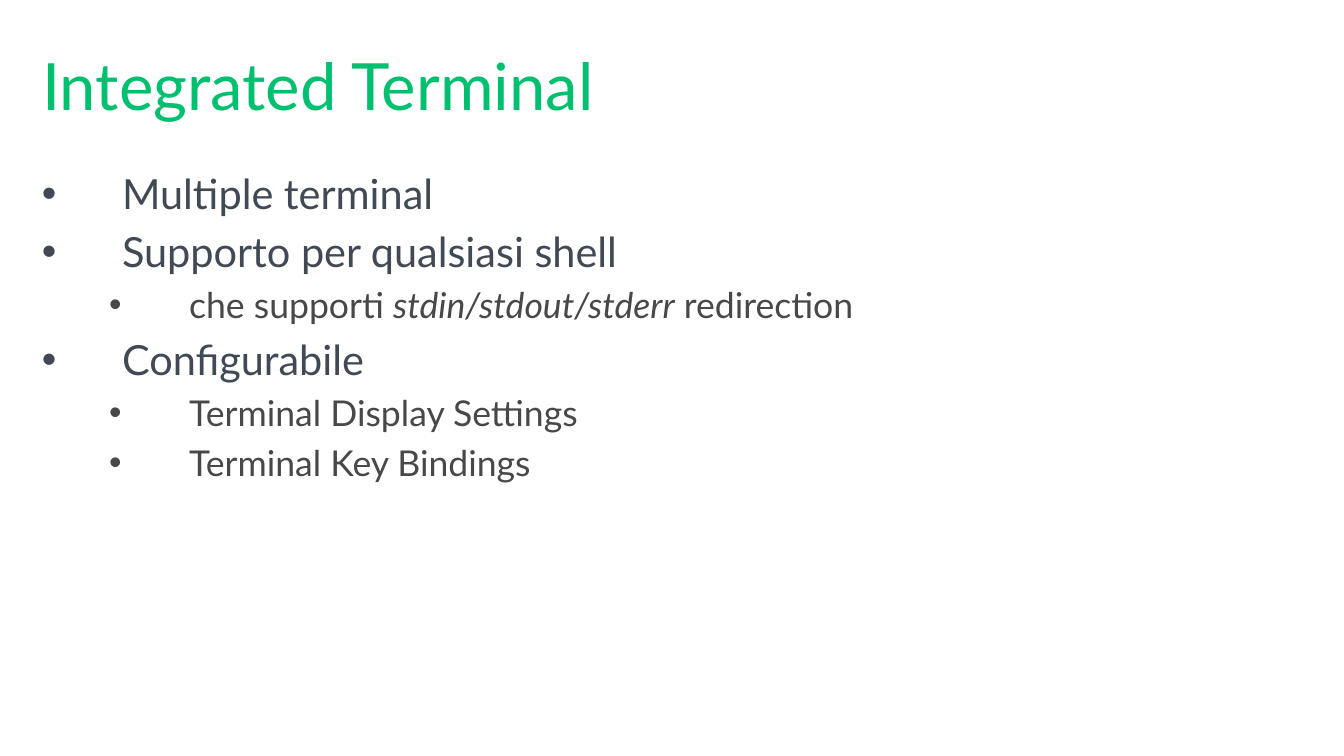
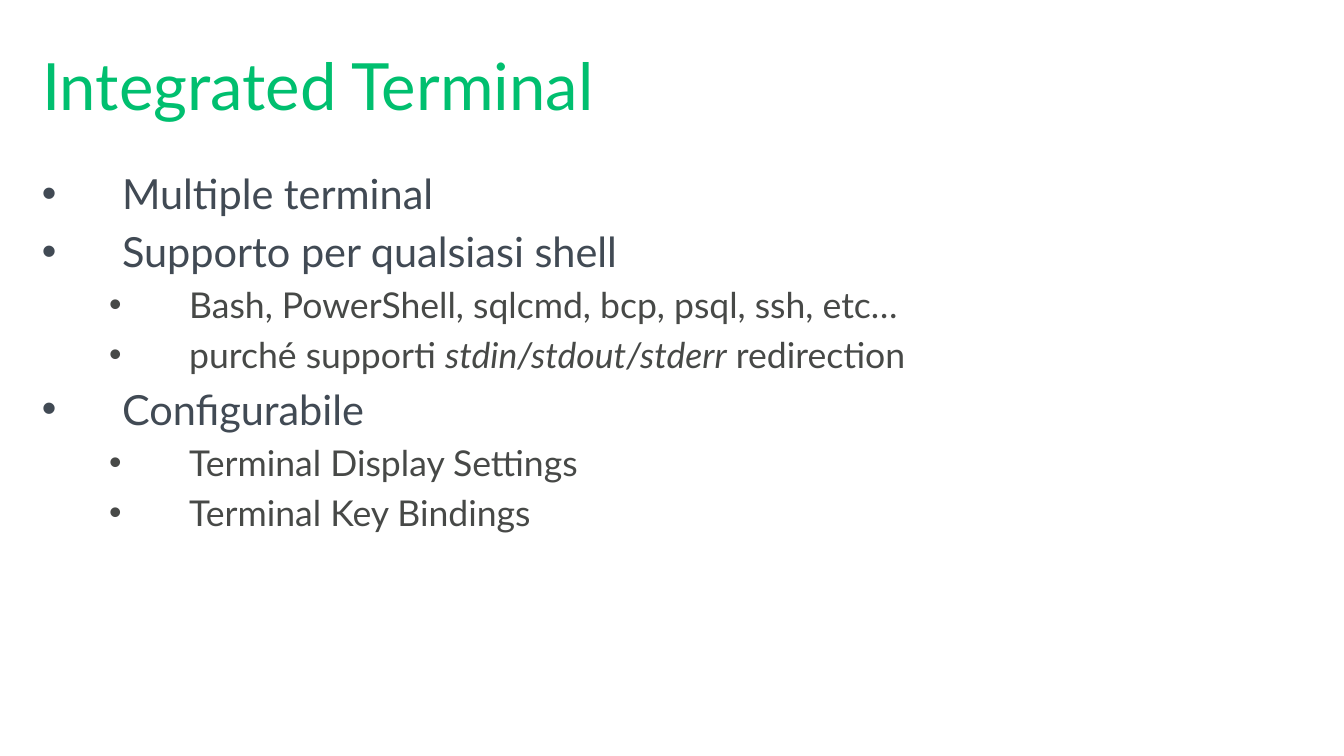
Before and after one commit to mrg3d/demo-opsstudio-repo, a slide deck: slide 15 of Introducing SQL Operations Studio.pptx (slide 14 before the commit). Drawn at 1344x756 pixels with LibreOffice and Linux fonts; fonts in the diff are those of the drawing; background and template pictures are left out. Boxes give left, top, right and bottom in pixels: in the first picture for what was removed or moved away, otherwise in the second. Text is boxed around its words. In the diff, an @@ line names an element or a change of style, - is before the commit and + after.

```diff
--- a/Introducing SQL Operations Studio.pptx
+++ b/Introducing SQL Operations Studio.pptx
@@ text at box(189, 292, 905, 374): text changed @@
-  • che supporti stdin/stdout/stderr redirection
+  • Bash, PowerShell, sqlcmd, bcp, psql, ssh, etc…
+  • purché supporti stdin/stdout/stderr redirection
```
Also in this commit, not shown: 6 other slides changed, 4 slides added, 2 slides removed.
